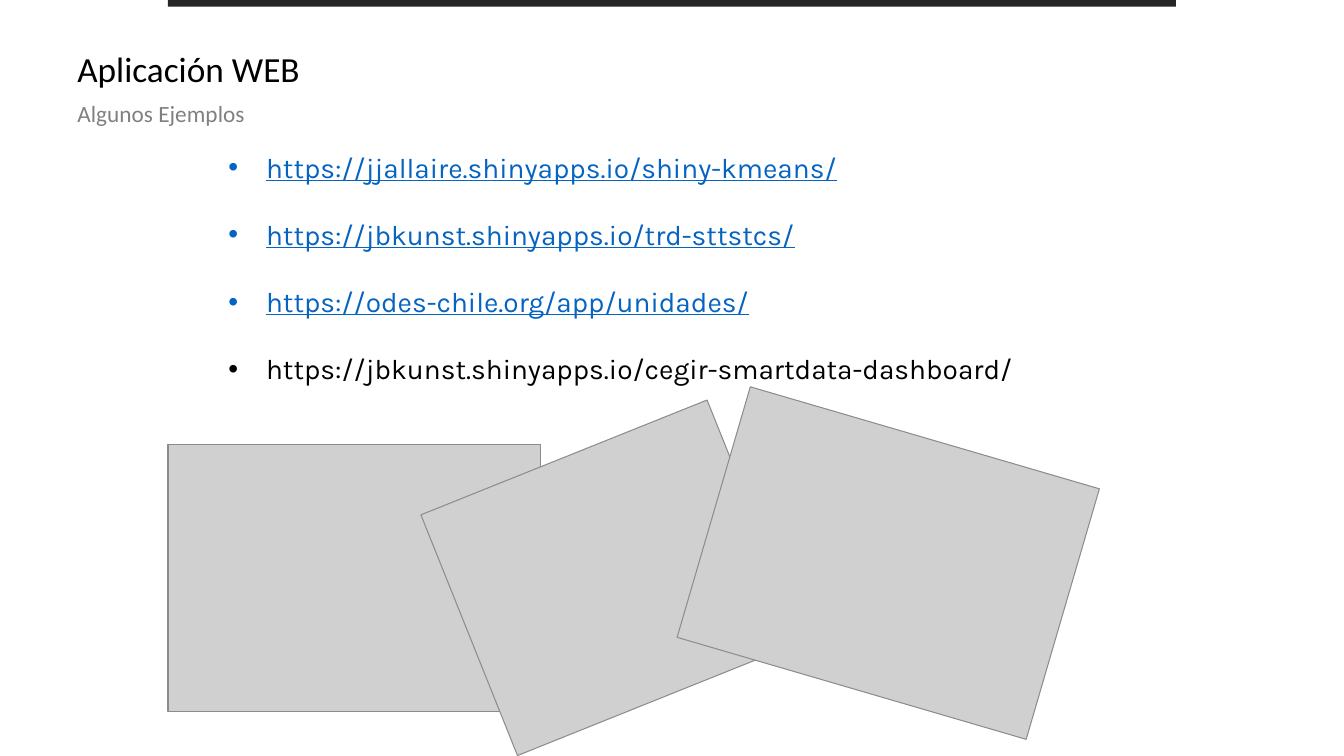
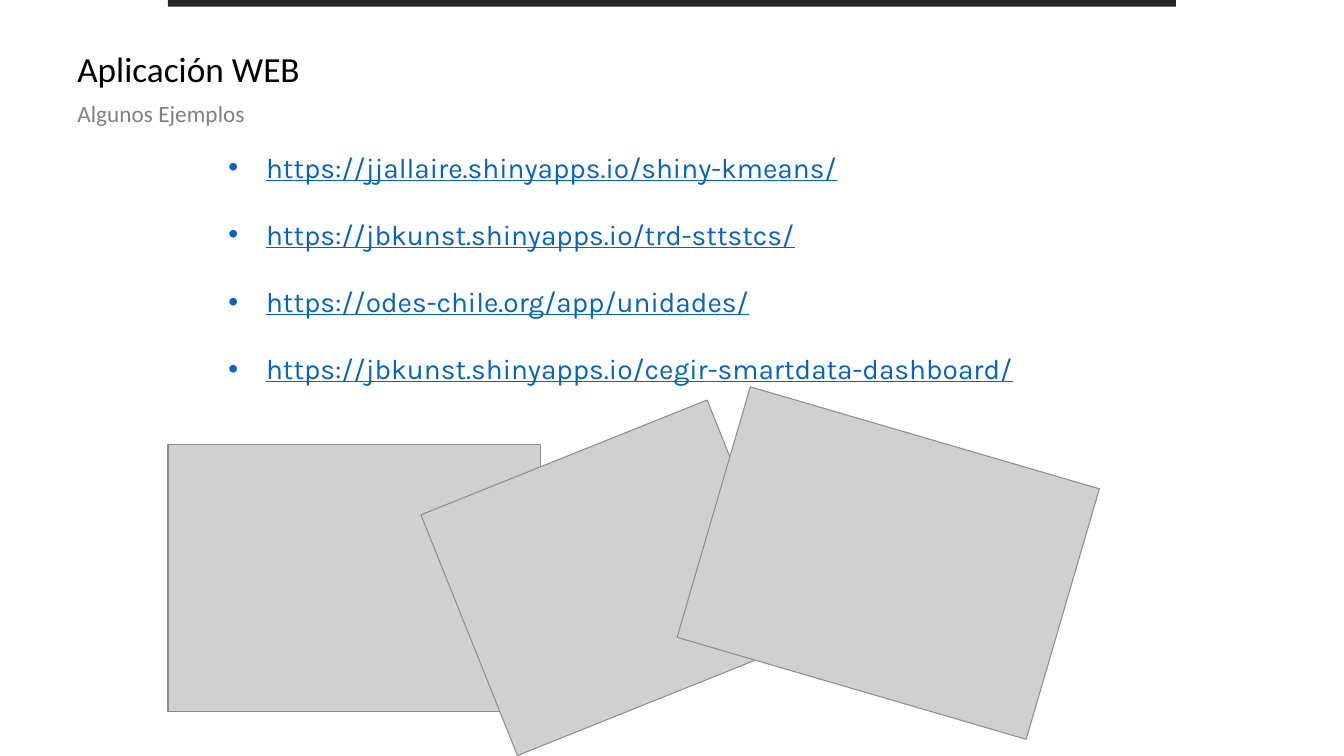
Before and after one commit to jbkunst/datapalooza-uc-2024-visualizacion-de-datos-con-shiny, a slide deck: slide 10 of slides/Datapalooza 2 - DataVizStage - 20240103 - Visualización datos con Shiny.pptx. Drawn at 1344x756 pixels with LibreOffice and Linux fonts; fonts in the diff are those of the drawing; grey boxes stand for pictures. Boxes give left, top, right and bottom in pixels: in the first picture for what was removed or moved away, otherwise in the second. Text is boxed around its words. In the diff, an @@ line names an element or a change of style, - is before the commit and + after.

```diff
--- a/slides/Datapalooza 2 - DataVizStage - 20240103 - Visualización datos con Shiny.pptx
+++ b/slides/Datapalooza 2 - DataVizStage - 20240103 - Visualización datos con Shiny.pptx
@@ text at [266,358,1012,387]: text colour #000000 to #0563C1, underline on in "https://jbkunst.shinyapps.io/cegir-smartdata-dashboard/" @@
```
Also in this commit, not shown: 1 other slide changed.
